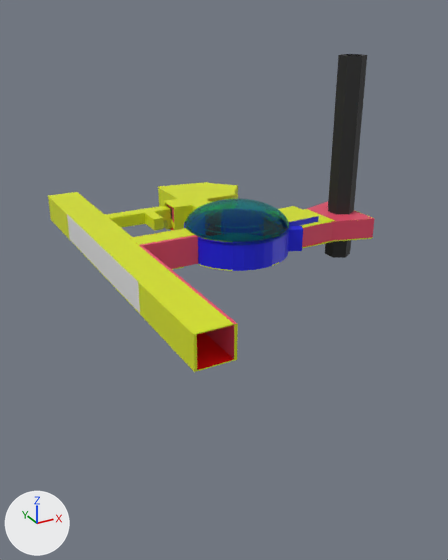
What one commit did to the Blender file Assets/BlenderModels/Chapter1-2/Chapter1-2Mesh.blend.
Both versions are drawn from a 50 mm camera at (-50.0, -95.1, 47.5) aimed at (-5.2, -13.6, 6.8). The lights are fixed; the arrows at lower left show +X, +Y and +Z.

Before the edit, the objects in view are built like this:
```python
me_cube_002 = bpy.data.meshes.new('Cube.002')
me_cube_002.from_pydata(...)  # 66 vertices, 43 faces; spans x -1.0..1.0, y -1.6..1.6, z -1.0..35.4
me_cube_002.materials.append(mat_wallmat)  # red #e74d6b
me_cube_003 = bpy.data.meshes.new('Cube.003')
me_cube_003.from_pydata(...)  # 1021 vertices, 962 faces; spans x -11.8..1.0, y -7.8..8.1, z -1.0..48.2
# faces by material slot: [631, 110, 151, 18, 3, 41, 8]
me_cube_003.materials.append(mat_ceiling)  # yellow #dbe718
me_cube_003.materials.append(mat_wallmat)  # red #e74d6b
me_cube_003.materials.append(mat_centermat)  # blue #161ae7
me_cube_003.materials.append(mat_floor)  # red #ff0008
me_cube_003.materials.append(mat_centerfloor)  # cyan #00e7e2
me_cube_003.materials.append(mat_ventmat)  # dark grey #4c4c4c
me_cube_003.materials.append(mat_glass)  # white #e7e7e7
me_sphere = bpy.data.meshes.new('Sphere')
me_sphere.from_pydata(...)  # 257 vertices, 256 faces; spans x -1.0..1.0, y -1.0..1.0, z 0.0..1.0
me_sphere.materials.append(mat_glass_001)
ob_chapter1_2area_bottom_001 = bpy.data.objects.new('Chapter1-2Area-Bottom.001', me_cube_003)
ob_chapter1_2area_bottom_001.location = (28.5, 0.6, 5.2)
ob_chapter1_2area_bottom_001.scale = (4.18, 4.45, 0.114)
ob_chapter1_2area_top_001 = bpy.data.objects.new('Chapter1-2Area-top.001', me_cube_002)
ob_chapter1_2area_top_001.location = (28.5, 0.6, 9.2)
ob_chapter1_2area_top_001.rotation_euler = (3.142, 0.0, 0.0)  # degrees (180, 0, 0)
ob_chapter1_2area_top_001.scale = (4.18, 4.45, 0.114)
ob_sphere = bpy.data.objects.new('Sphere', me_sphere)
ob_sphere.location = (5.3, 0.6, 10.0)
ob_sphere.rotation_euler = (0.0, 0.0, 0.000778)  # degrees (0, 0, 0)
ob_sphere.scale = (9.89, 9.89, 4.6)
_m = ob_sphere.modifiers.new('Solidify', 'SOLIDIFY')
_m.thickness = 0.05
_m.use_even_offset = True
# also in view: 'ElevatorShaft.003' at (29.9, 0.7, 19.7)
```
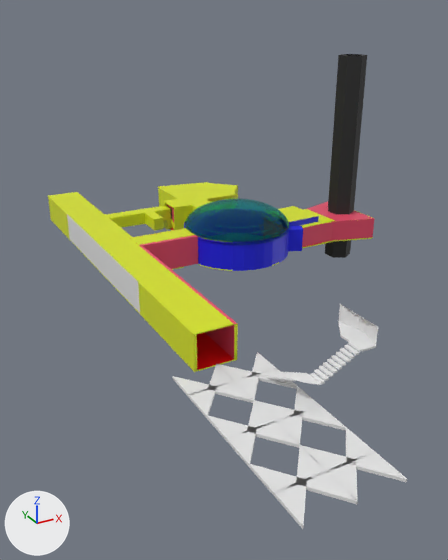
Changed parts and their boxes [x1, y1, x2, y2] in the pictures (448 x 560 px):
'Cube.007', added
    after: [173, 352, 407, 529]
'Cube.009', added
    after: [310, 341, 363, 384]
'Plane', added
    after: [339, 304, 378, 345]
'Cube', added
    after: [338, 321, 376, 352]
'Cube.008', added
    after: [266, 371, 309, 381]
'Cube.010', added
    after: [293, 375, 321, 385]

Edits to the bpy script that builds the scene:
```text
Add me_plane:
    me_plane.from_pydata([(-0.94, -1.0, 0.0), (1.0, -1.0, 0.0), (-0.94, 1.0, 0.0), (1.0, 1.0, 0.0), (-0.96, 0.19, -0.8), (-0.96, -0.19, -0.8), (0.36, -0.19, -0.8), (0.36, 0.19, -0.8)], [], [(5, 6, 7, 4), (5, 4, 2, 0), (6, 5, 0, 1), (7, 6, 1, 3), (4, 7, 3, 2)])
Add me_cube_015:
    me_cube_015.from_pydata([(-1.0, -1.0, -1.0), (-1.0, -1.0, 1.0), (-1.0, 0.14, -1.0), (-1.0, 0.14, 1.0), (1.0, -1.0, -1.0), (1.0, -1.0, 1.0), (1.0, 1.0, -1.0), (1.0, 1.0, 1.0)], [], [(0, 1, 3, 2), (2, 3, 7, 6), (6, 7, 5, 4), (4, 5, 1, 0), (2, 6, 4, 0), (7, 3, 1, 5)])
Add me_cube_014:
    me_cube_014.from_pydata([(0.0, 0.0, -1.0), (0.0, 0.0, 1.0), (-0.73, 1.0, -1.0), (-0.73, 1.0, 1.0), (0.96, -0.81, -1.0), (0.96, -0.81, 1.0), (1.0, 1.0, -1.0), (1.0, 1.0, 1.0)], [], [(0, 1, 3, 2), (2, 3, 7, 6), (6, 7, 5, 4), (4, 5, 1, 0), (2, 6, 4, 0), (7, 3, 1, 5)])
Add me_cube_013:
    me_cube_013.from_pydata(...)  # 48 vertices, 52 faces; spans x -1.0..1.0, y -3.16..1.0, z -1.0..3.1
Add me_cube_010:
    me_cube_010.from_pydata(...)  # 192 vertices, 144 faces; spans x -0.47..1.37, y -2.87..8.75, z -1.0..1.0
Add ob_plane:
    ob_plane = bpy.data.objects.new('Plane', me_plane)
    ob_plane.location = (-3.8, -44.5, 12.5)
    ob_plane.rotation_euler = (0.0, -1.571, 0.0)  # degrees (0, -90, 0)
    ob_plane.scale = (1.27, 3.5, 1.0)
Add ob_cube:
    ob_cube = bpy.data.objects.new('Cube', me_cube_015)
    ob_cube.location = (-4.8, -44.5, 11.2)
    ob_cube.scale = (1.0, 3.51, 0.14)
Add ob_cube_010:
    ob_cube_010 = bpy.data.objects.new('Cube.010', me_cube_014)
    ob_cube_010.location = (-12.7, -46.8, 8.3)
    ob_cube_010.scale = (1.3, 1.3, -0.0389)
Add ob_cube_009:
    ob_cube_009 = bpy.data.objects.new('Cube.009', me_cube_013)
    ob_cube_009.location = (-11.2, -46.8, 8.4)
    ob_cube_009.rotation_euler = (0.0, 0.0, 1.571)  # degrees (0, 0, 90)
    ob_cube_009.scale = (1.07, 0.261, 0.149)
    _m = ob_cube_009.modifiers.new('Array', 'ARRAY')
    _m.count = 5
    _m.relative_offset_displace = (0.0, -1.1, 1.0)
Add ob_cube_008:
    ob_cube_008 = bpy.data.objects.new('Cube.008', me_cube_013.copy())
    ob_cube_008.location = (-12.6, -40.0, 5.4)
    ob_cube_008.scale = (1.07, 0.261, 0.149)
    _m = ob_cube_008.modifiers.new('Array', 'ARRAY')
    _m.count = 5
    _m.relative_offset_displace = (0.0, -1.1, 1.0)
Add ob_cube_007:
    ob_cube_007 = bpy.data.objects.new('Cube.007', me_cube_010)
    ob_cube_007.location = (-14.5, -40.8, 5.1)
    ob_cube_007.rotation_euler = (0.0, 0.0, -3.142)  # degrees (0, 0, -180)
    ob_cube_007.scale = (6.76, 2.4, 0.201)
    _m = ob_cube_007.modifiers.new('Array', 'ARRAY')
    _m.count = 1
```
